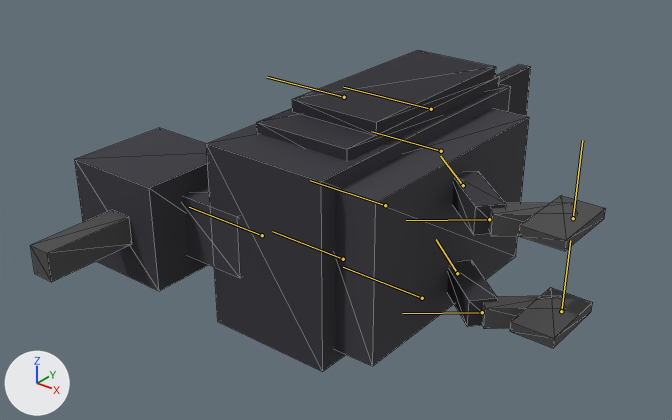
What one commit did to the glTF model assets/creatures/crow/model.glb.
Camera for both pictures: a 50 mm lens placed at (0.305, -0.431, 0.325), pointed at (-0.023, -0.021, 0.071). Lighting does not change. The marker at lower left points along +X, +Y and +Z. The picture after the commit comes second. Both versions are drawn at frame 29 of the action 'die'; the numbers are the values there. The bones that bend it are drawn over the model as lines. Mesh edges are drawn as thin lines.

Objects in the first picture: 'built'.
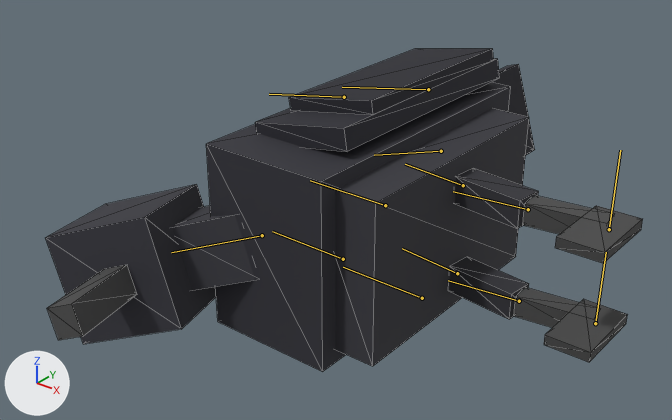
Changed parts and their boxes (x1, y1, x2, y2) in the pictures (672 x 420 px):
'built', posed
    before: (30, 50, 606, 372)
    after: (46, 49, 643, 372)
bone 'head', root to tip
    before: (262, 235) to (189, 207)
    after: (262, 235) to (171, 252)
bone 'abdomen', root to tip
    before: (441, 151) to (371, 131)
    after: (441, 151) to (374, 155)
bone 'leg_l0', root to tip
    before: (457, 273) to (436, 239)
    after: (457, 273) to (402, 248)
bone 'leg_l0_knee', root to tip
    before: (482, 312) to (402, 313)
    after: (519, 301) to (448, 280)
bone 'leg_l0_foot', root to tip
    before: (561, 311) to (570, 240)
    after: (595, 323) to (606, 252)
bone 'leg_r0', root to tip
    before: (463, 185) to (440, 156)
    after: (463, 185) to (405, 164)
bone 'leg_r0_knee', root to tip
    before: (489, 219) to (406, 220)
    after: (528, 209) to (453, 191)
bone 'leg_r0_foot', root to tip
    before: (573, 218) to (582, 140)
    after: (609, 229) to (620, 150)
bone 'wing_r', root to tip
    before: (344, 97) to (267, 77)
    after: (344, 97) to (269, 94)

The change, as a list of edits to the scene's bpy script:
```text
Change bone_head:
    where bone_head = bpy.data.objects['creature'].pose.bones['head']  # child of 'body'
    bone_head.rotation_quaternion: (1.0, 0.0, 0.0, 0.0) -> (0.966, 0.196, 0.034, 0.168)  # degrees (0, 0, 0) -> degrees (23, 0, 20)
Change bone_abdomen:
    where bone_abdomen = bpy.data.objects['creature'].pose.bones['abdomen']  # child of 'body'
    bone_abdomen.rotation_quaternion: (1.0, 0.0, 0.0, 0.0) -> (0.989, 0.0, 0.0, 0.149)  # degrees (0, 0, 0) -> degrees (0, 0, 17)
Change bone_leg_l0:
    where bone_leg_l0 = bpy.data.objects['creature'].pose.bones['leg_l0']  # child of 'body'
    bone_leg_l0.rotation_quaternion: (0.939, -0.343, 0.0, 0.0) -> (0.998, -0.06, 0.0, 0.0)  # degrees (-40, 0, 0) -> degrees (-7, 0, 0)
Change bone_leg_l0_knee:
    where bone_leg_l0_knee = bpy.data.objects['creature'].pose.bones['leg_l0_knee']  # child of 'leg_l0'
    bone_leg_l0_knee.rotation_quaternion: (0.765, 0.644, 0.0, 0.0) -> (0.993, 0.12, 0.0, 0.0)  # degrees (80, 0, 0) -> degrees (14, 0, 0)
Change bone_leg_l0_foot:
    where bone_leg_l0_foot = bpy.data.objects['creature'].pose.bones['leg_l0_foot']  # child of 'leg_l0_knee'
    bone_leg_l0_foot.rotation_quaternion: (0.664, -0.242, -0.242, -0.664) -> (0.706, -0.042, -0.042, -0.706)  # degrees (0, -40, -90) -> degrees (0, -7, -90)
Change bone_leg_r0:
    where bone_leg_r0 = bpy.data.objects['creature'].pose.bones['leg_r0']  # child of 'body'
    bone_leg_r0.rotation_quaternion: (0.939, -0.343, 0.0, 0.0) -> (0.998, -0.06, 0.0, 0.0)  # degrees (-40, 0, 0) -> degrees (-7, 0, 0)
Change bone_leg_r0_knee:
    where bone_leg_r0_knee = bpy.data.objects['creature'].pose.bones['leg_r0_knee']  # child of 'leg_r0'
    bone_leg_r0_knee.rotation_quaternion: (0.765, 0.644, 0.0, 0.0) -> (0.993, 0.12, 0.0, 0.0)  # degrees (80, 0, 0) -> degrees (14, 0, 0)
Change bone_leg_r0_foot:
    where bone_leg_r0_foot = bpy.data.objects['creature'].pose.bones['leg_r0_foot']  # child of 'leg_r0_knee'
    bone_leg_r0_foot.rotation_quaternion: (0.664, -0.242, -0.242, -0.664) -> (0.706, -0.042, -0.042, -0.706)  # degrees (0, -40, -90) -> degrees (0, -7, -90)
Change bone_wing_r:
    where bone_wing_r = bpy.data.objects['creature'].pose.bones['wing_r']  # child of 'body'
    bone_wing_r.rotation_quaternion: (1.0, 0.0, 0.0, 0.0) -> (0.996, 0.0, 0.0, 0.09)  # degrees (0, 0, 0) -> degrees (0, 0, 10)
```
